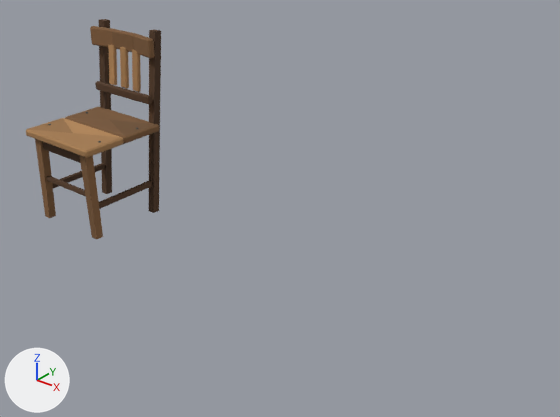
What one commit did to the Blender file models/furniture/chair_wood.blend.
One viewpoint serves both versions: a camera (50 mm lens) standing at (3.11, -2.18, 1.72) and looking at (1.34, 0.03, 0.35). The axes (+X, +Y, +Z) are drawn at lower left. The lights are the same throughout. The first picture is the older version.

In view in the first picture: 'chair_wood_derevyannyy_idle'.
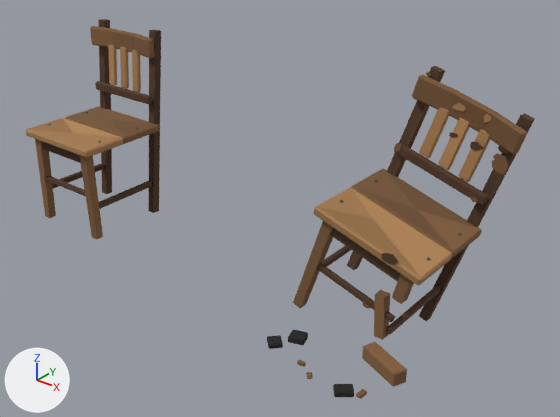
Boxes (x1, y1, x2, y2) around the edits, measured in the pictures (560 x 417 px):
'chair_wood_derevyannyy_broken', added (brown)
    after: (267, 66, 535, 399)

The edits, one by one:
Mesh me_chair_wood_derevyannyy_broken is new.
It has 669 vertices, 699 faces and spans x -0.225..0.446, y -0.431..0.294, z 0.0..0.976.
It uses material mat_palette (picture img_palette_png).
Object 'chair_wood_derevyannyy_broken' (ob_chair_wood_derevyannyy_broken) is new; it shows me_chair_wood_derevyannyy_broken.
Its location is (1.785, 0.0, 0.0).
